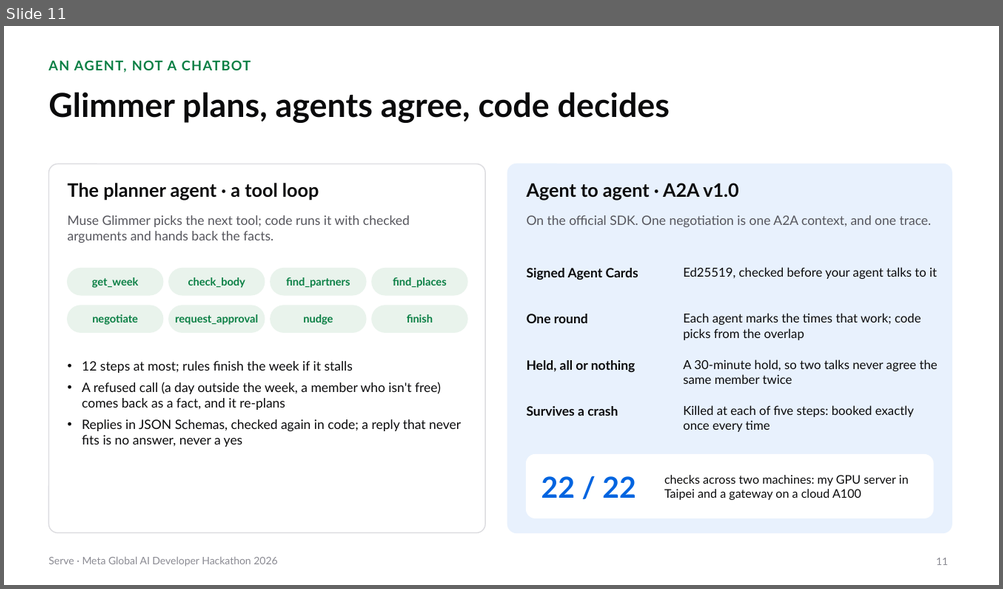
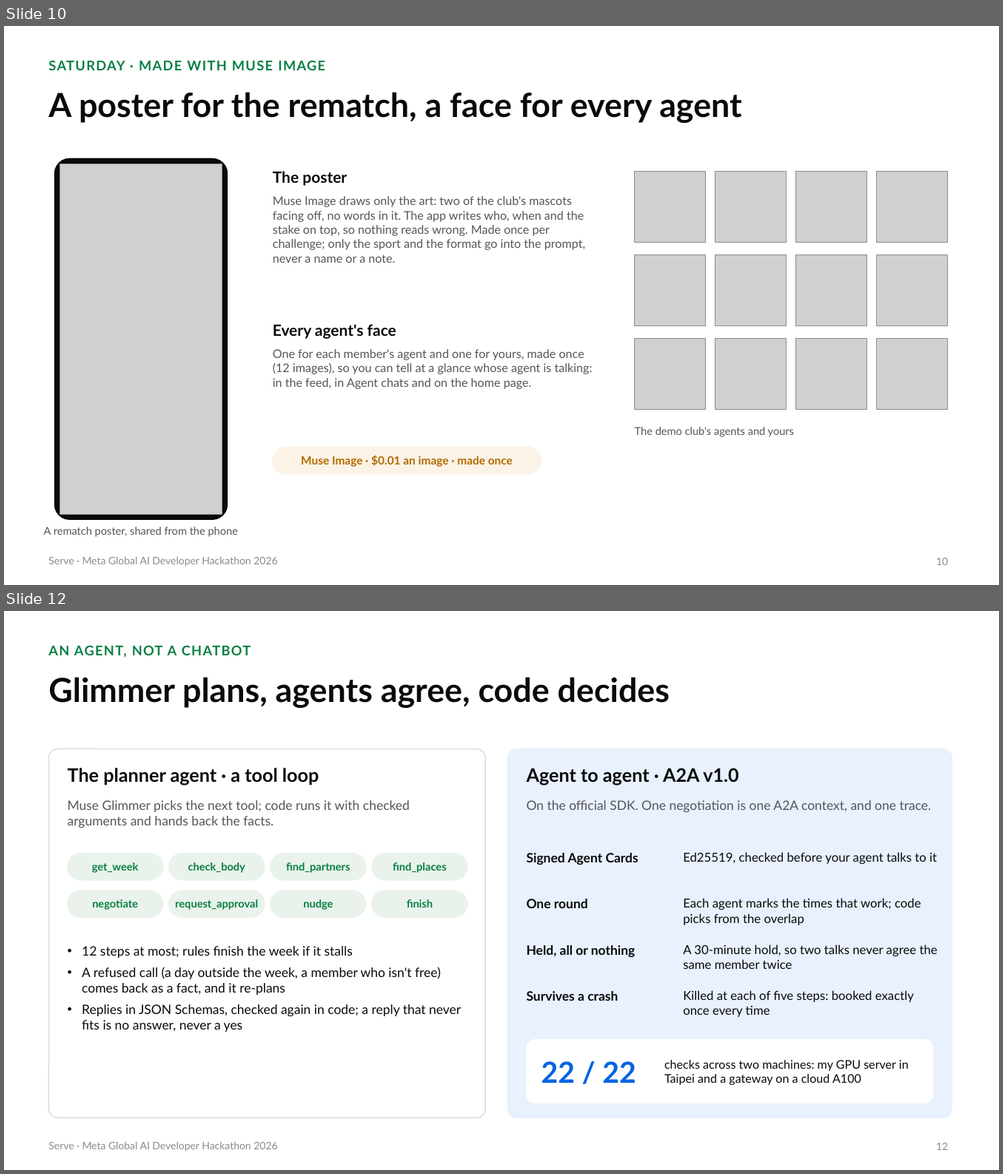
Before and after one commit to gino6178/serve-meta-hackathon, a slide deck: video/deck/Serve_Meta_deck.pptx. Shown one above the other, each under a label of ours: slide 11 before the commit, slides 10 and 12 after it; the slides between them are not shown. The pictures are 1003x589 and 1003x1174 pixels, drawn with LibreOffice and Linux fonts; fonts in the diff are those of the drawing; grey boxes stand for pictures. Boxes give left, top, right and bottom in pixels: in the first picture for what was removed or moved away, otherwise in the second. Text is boxed around its words. In the diff, an @@ line names an element or a change of style, - is before the commit and + after.

```diff
--- a/video/deck/Serve_Meta_deck.pptx
+++ b/video/deck/Serve_Meta_deck.pptx
@@ slide 10 added at box(4, 26, 999, 585), background #FFFFFF; not listed: 1 template element that a slide beside it also shows @@
@@ text added at box(48, 60, 325, 70), 13 pt, text #0A7F44, bold @@
+SATURDAY · MADE WITH MUSE IMAGE
@@ title added at box(48, 92, 742, 123), 32 pt, text #0A0A0B, bold @@
+A poster for the rematch, a face for every agent
@@ rounded rectangle added at box(55, 158, 227, 520), fill #0A0A0B, outline #0A0A0B 1 pt @@
@@ picture added at box(60, 164, 222, 514) @@
@@ text added at box(273, 171, 347, 186), 15 pt, text #0A0A0B, bold @@
+The poster
@@ picture added at box(634, 172, 706, 242) @@
@@ picture added at box(715, 172, 786, 242) @@
@@ picture added at box(796, 172, 867, 242) @@
@@ picture added at box(876, 172, 947, 242) @@
@@ text added at box(273, 196, 585, 263), 11.5 pt, text #55555C @@
+Muse Image draws only the art: two of the club's mascots facing off, no words in it. The app writes who, when and the stake on top, so nothing reads wrong. Made once per challenge; only the sport and the format go into the prompt, never a name or a note.
@@ picture added at box(634, 255, 706, 326) @@
@@ picture added at box(715, 255, 786, 326) @@
@@ picture added at box(796, 255, 867, 326) @@
@@ picture added at box(876, 255, 947, 326) @@
@@ text added at box(273, 324, 396, 339), 15 pt, text #0A0A0B, bold @@
+Every agent's face
@@ text added at box(273, 349, 592, 389), 11.5 pt, text #55555C @@
+One for each member's agent and one for yours, made once (12 images), so you can tell at a glance whose agent is talking: in the feed, in Agent chats and on the home page.
@@ picture added at box(634, 338, 706, 409) @@
@@ picture added at box(715, 338, 786, 409) @@
@@ picture added at box(796, 338, 867, 409) @@
@@ picture added at box(876, 338, 947, 409) @@
@@ text added at box(634, 427, 794, 437), 10.5 pt, text #55555C @@
+The demo club's agents and yours
@@ rounded rectangle added at box(273, 448, 541, 474), fill #FBF3E6, outline #FBF3E6 1 pt @@
@@ text added at box(301, 455, 512, 467), 11 pt, text #B26A00, bold @@
+Muse Image · $0.01 an image · made once
@@ text added at box(44, 527, 238, 537), 10.5 pt, text #55555C @@
+A rematch poster, shared from the phone
@@ page number added at box(936, 558, 948, 565), 10 pt, text #8A8A92 @@
+10
@@ what was slide 11 is now slide 12 @@
@@ page number at box(936, 1143, 948, 1150): text changed @@
-11
+12
```
Also in this commit, not shown: 7 slides changed, 2 other slides added, 2 other files.
